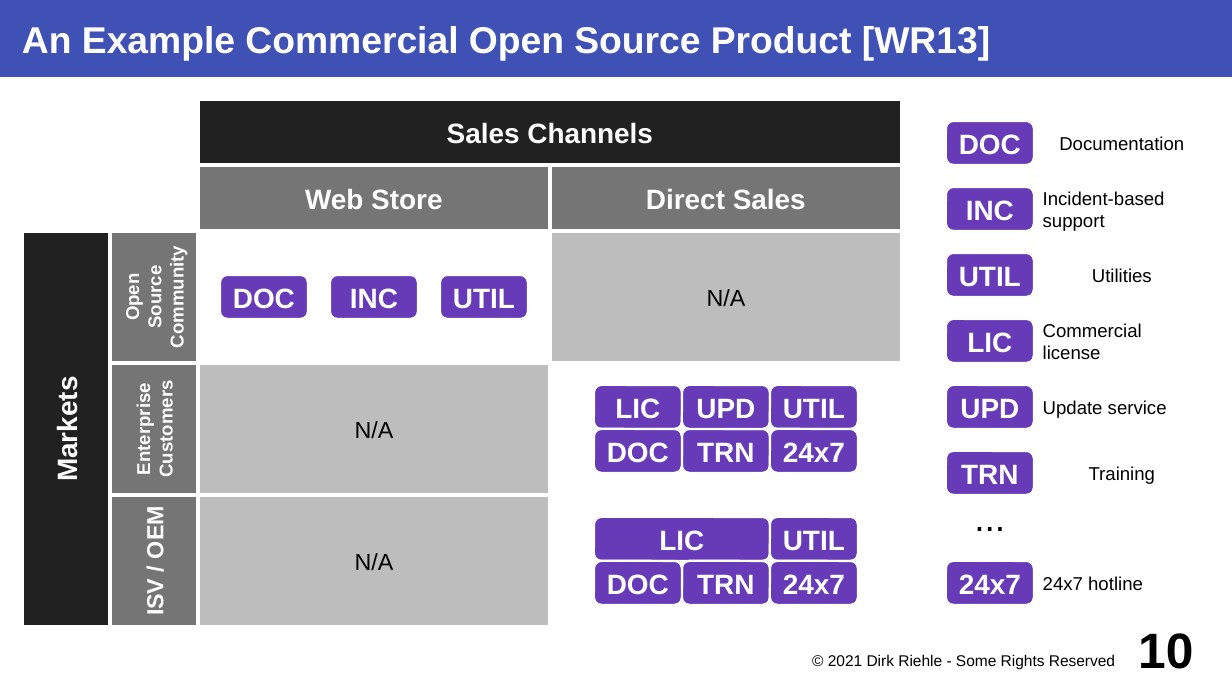
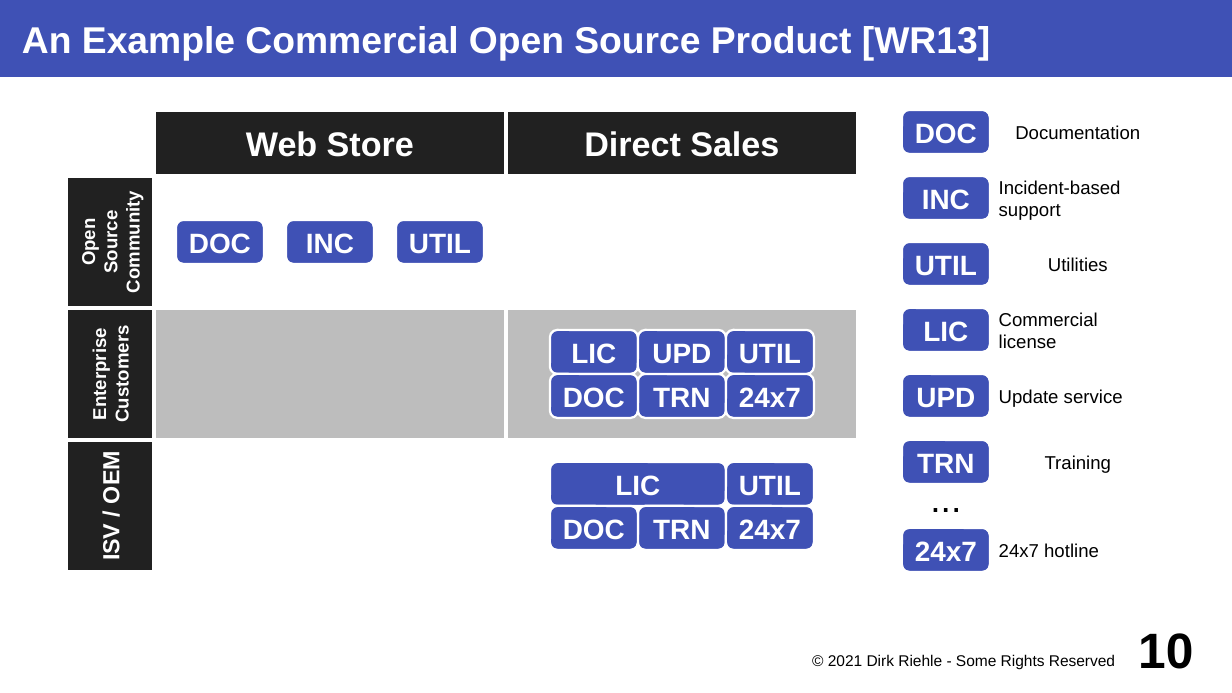
Before and after one commit to dirkriehle/coss-course, a slide deck: slide 10 of Lecture slides/COSS C03 - Commercial Open Source.odp. Drawn at 1232x693 pixels with LibreOffice and Linux fonts; fonts in the diff are those of the drawing. Boxes give left, top, right and bottom in pixels: in the first picture for what was removed or moved away, otherwise in the second. Text is boxed around its words. In the diff, an @@ line names an element or a change of style, - is before the commit and + after.

```diff
--- a/Lecture slides/COSS C03 - Commercial Open Source.odp
+++ b/Lecture slides/COSS C03 - Commercial Open Source.odp
@@ rectangle "Web Store" at bbox=[154, 110, 506, 176]: size 18 to 22 pt; fill #757575 to #212121 @@
@@ group removed at bbox=[22, 99, 902, 627]: 5 rectangles @@
-N/A
-N/A
-N/A
-Markets
-Sales Channels
@@ rectangle "Direct Sales" at bbox=[506, 110, 859, 176]: size 18 to 22 pt; fill #757575 to #212121 @@
@@ group added at bbox=[154, 176, 859, 572]: 4 rectangles @@
@@ 6 rounded rectangles, 6 texts: place and size @@
-6 rounded rectangles, 6 texts at bbox=[946, 121, 1184, 495]
+6 rounded rectangles, 6 texts at bbox=[902, 110, 1140, 484]
@@ fill #757575 to #212121 in 3 elements at bbox=[65, 176, 154, 308], bbox=[65, 308, 154, 440], bbox=[65, 440, 154, 572] @@
@@ fill #673AB7 to #3F51B5 in 21 elements at bbox=[902, 243, 991, 286], bbox=[902, 375, 991, 418], bbox=[902, 309, 991, 352], bbox=[902, 176, 991, 219], bbox=[902, 110, 991, 153], bbox=[902, 440, 991, 484], bbox=[902, 528, 991, 571], bbox=[638, 330, 727, 373], bbox=[550, 330, 638, 373], bbox=[638, 375, 727, 418], bbox=[727, 330, 815, 373], bbox=[638, 506, 727, 550], bbox=[550, 506, 638, 550], bbox=[727, 506, 815, 550], bbox=[550, 375, 638, 418], bbox=[727, 375, 815, 418], bbox=[286, 220, 375, 264], bbox=[396, 220, 484, 264], bbox=[176, 220, 264, 264], bbox=[550, 462, 726, 505], bbox=[727, 462, 815, 505] @@
@@ 14 rounded rectangles, 5 rectangles: place and size @@
-14 rounded rectangles, 5 rectangles at bbox=[110, 165, 902, 628]
+14 rounded rectangles, 5 rectangles at bbox=[65, 110, 859, 572]
@@ text "..." rewrapped from bbox=[946, 473, 1034, 561] to bbox=[902, 464, 991, 530] @@
@@ rounded rectangle "24x7": place and size @@
-rounded rectangle "24x7" at bbox=[946, 561, 1034, 605]
+rounded rectangle "24x7" at bbox=[902, 528, 991, 571]
@@ text "24x7 hotline": place and size @@
-text "24x7 hotline" at bbox=[1043, 576, 1143, 591]
+text "24x7 hotline" at bbox=[999, 543, 1099, 558]
```
Also in this commit, not shown: 13 other slides changed, 7 other files.
